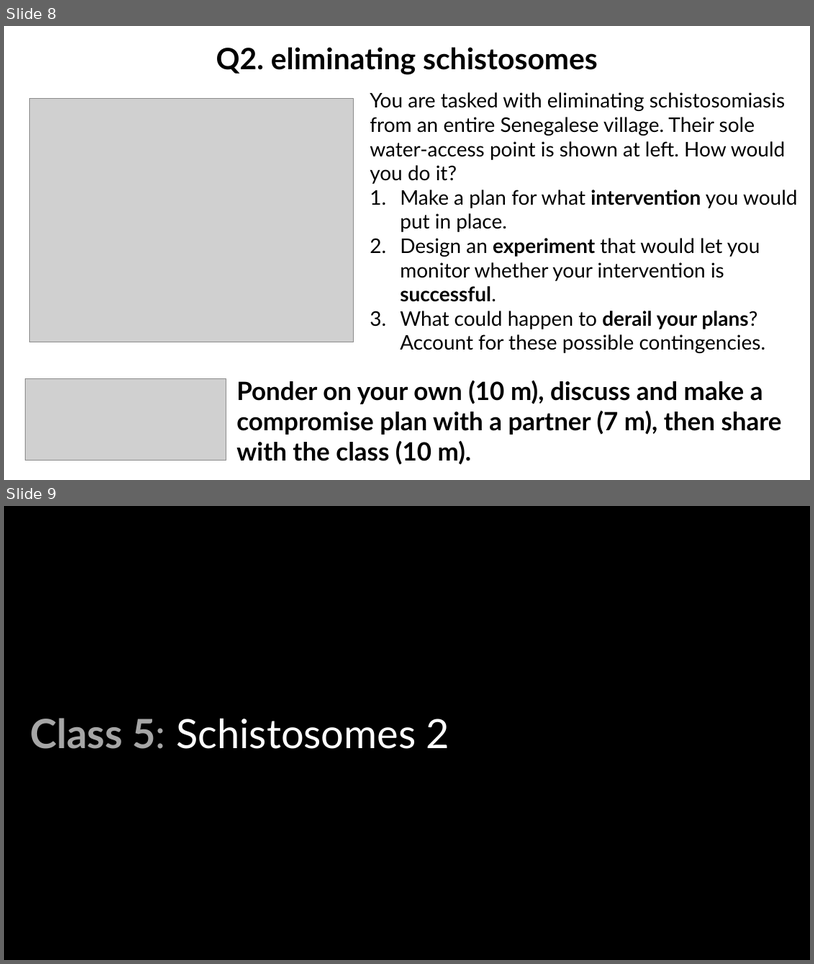
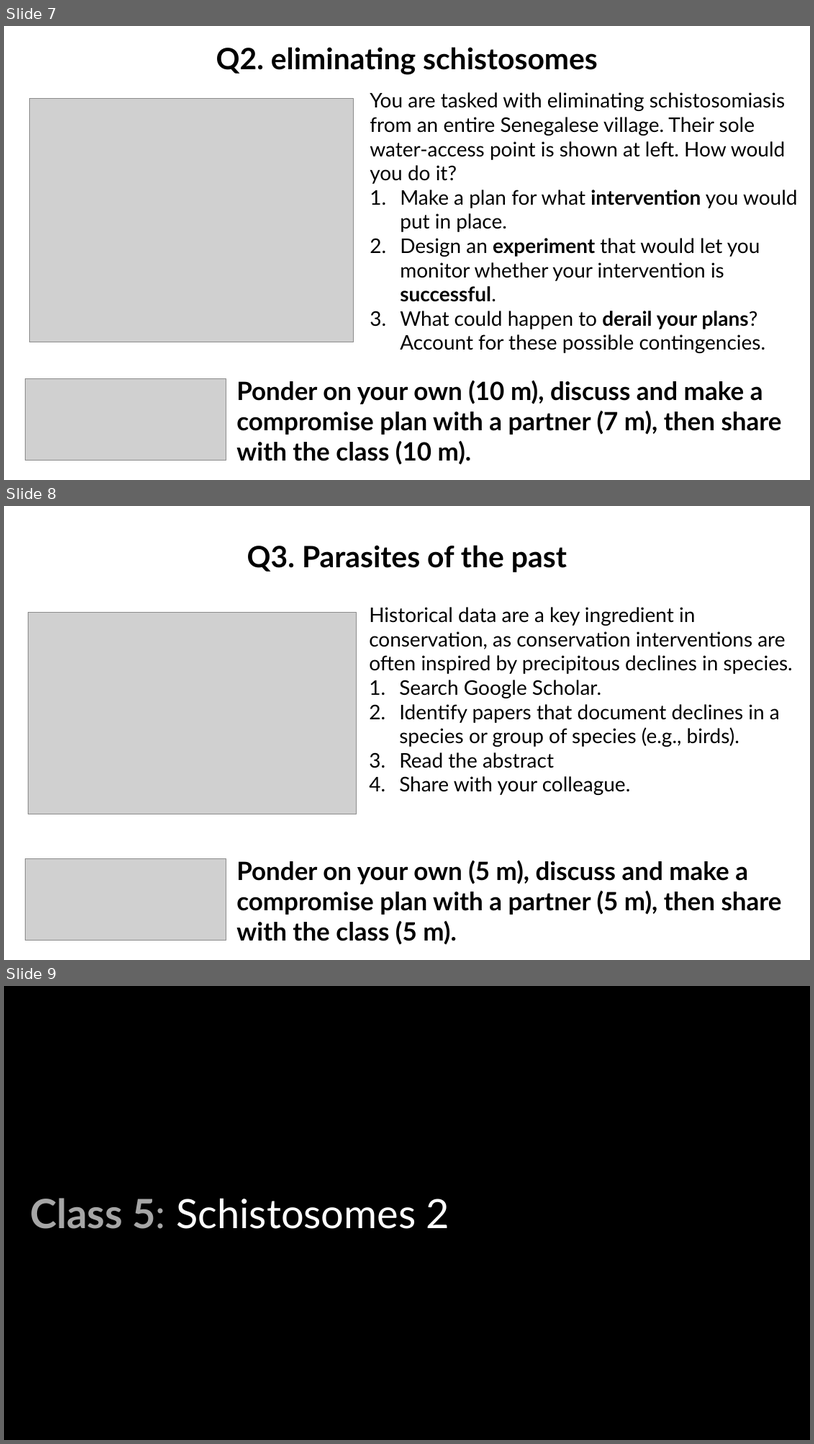
Before and after one commit to wood-lab/fish_406, a slide deck: docs/lectures/in-class_activities/class_5.pptx. Shown one above the other, each under a label of ours: slides 8 and 9 before the commit, slides 7, 8 and 9 after it. The pictures are 814x964 and 814x1444 pixels, drawn with LibreOffice and Linux fonts; fonts in the diff are those of the drawing; grey boxes stand for pictures. Boxes give left, top, right and bottom in pixels: in the first picture for what was removed or moved away, otherwise in the second. Text is boxed around its words. In the diff, an @@ line names an element or a change of style, - is before the commit and + after.

Commit message:
updating class 5

```diff
--- a/docs/lectures/in-class_activities/class_5.pptx
+++ b/docs/lectures/in-class_activities/class_5.pptx
@@ slide 8 added at [4, 506, 810, 960], background #FFFFFF @@
@@ text added at [247, 545, 567, 572], 35 pt, text #000000, bold @@
+Q3. Parasites of the past
@@ picture added at [28, 613, 357, 814] @@
@@ text added at [369, 607, 793, 795], 24 pt, text #000000 @@
+Historical data are a key ingredient in conservation, as conservation interventions are often inspired by precipitous declines in species.
+1. Search Google Scholar.
+2. Identify papers that document declines in a species or group of species (e.g., birds).
+3. Read the abstract
+4. Share with your colleague.
@@ picture added at [25, 858, 226, 939] @@
@@ text added at [237, 860, 782, 944], 30 pt, text #000000, bold @@
+Ponder on your own (5 m), discuss and make a compromise plan with a partner (5 m), then share with the class (5 m).
@@ what was slide 8 is now slide 7 @@
```
Also in this commit, not shown: 1 slide changed, 1 slide removed, 11 other files.
